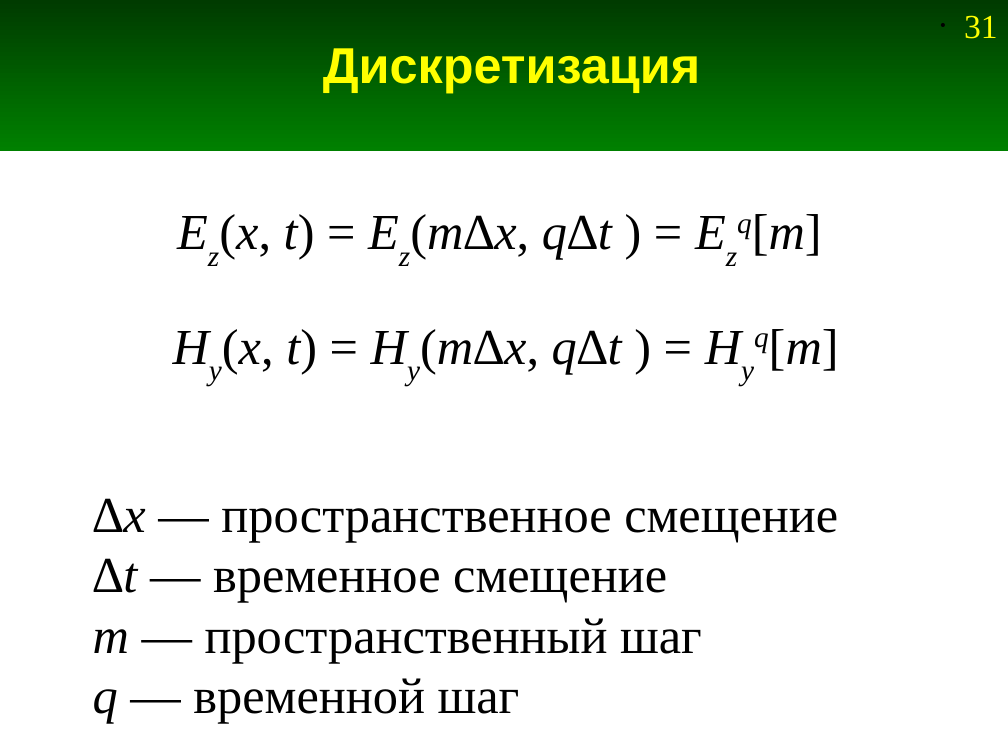
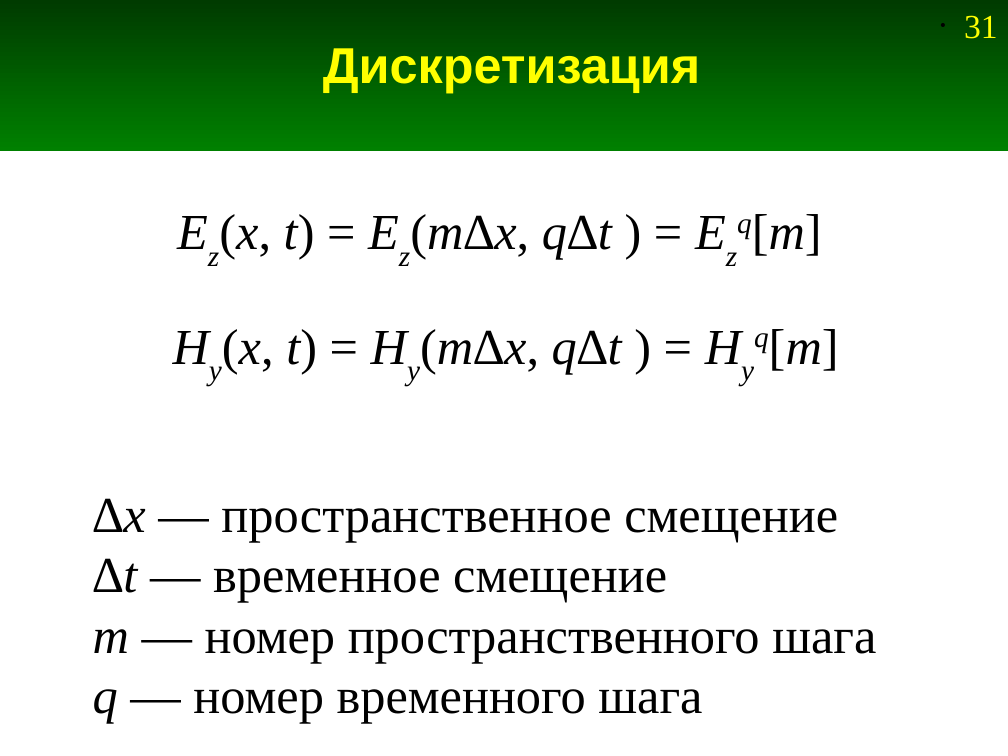
Before and after one commit to andris0147sv/modelling, a slide deck: slide 31 of presentations/2. FDTD.odp. Drawn at 1008x756 pixels with LibreOffice and Linux fonts; fonts in the diff are those of the drawing. Boxes give left, top, right and bottom in pixels: in the first picture for what was removed or moved away, otherwise in the second. Text is boxed around its words. In the diff, an @@ line names an element or a change of style, - is before the commit and + after.

```diff
--- a/presentations/2. FDTD.odp
+++ b/presentations/2. FDTD.odp
@@ text at (93,629,876,724): text changed @@
-m — пространственный шаг
-q — временной шаг
+m — номер пространственного шага
+q — номер временного шага
```
Also in this commit, not shown: 1 other slide changed.
